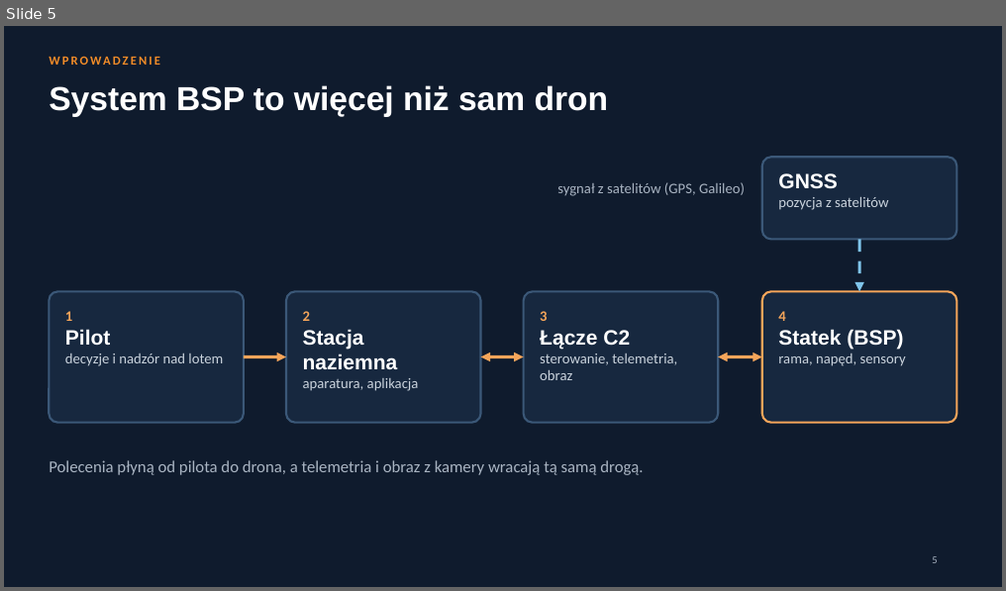
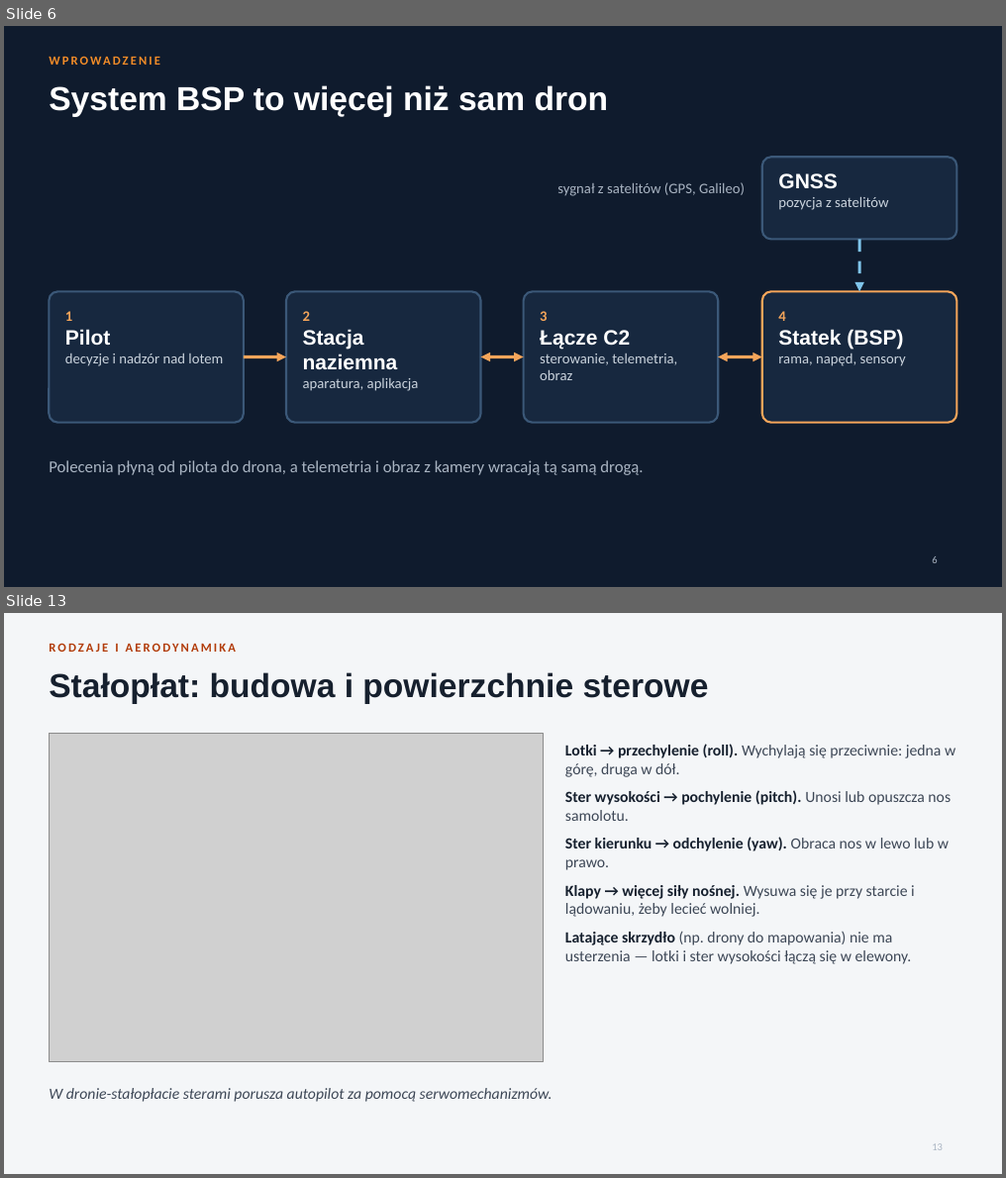
Before and after one commit to Pawel202685/psychic-octo-invention, a slide deck: Ogolna_wiedza_o_BSP.pptx. Shown one above the other, each under a label of ours: slide 5 before the commit, slides 6 and 13 after it; the slides between them are not shown. The pictures are 1006x591 and 1006x1178 pixels, drawn with LibreOffice and Linux fonts; fonts in the diff are those of the drawing; grey boxes stand for pictures. Boxes give left, top, right and bottom in pixels: in the first picture for what was removed or moved away, otherwise in the second. Text is boxed around its words. In the diff, an @@ line names an element or a change of style, - is before the commit and + after.

```diff
--- a/Ogolna_wiedza_o_BSP.pptx
+++ b/Ogolna_wiedza_o_BSP.pptx
@@ slide 13 added at [4,613,1002,1174], background #F4F6F8 @@
@@ text added at [115,643,236,652], 12 pt, text #B23C0A, bold @@
+RODZAJE I AERODYNAMIKA
@@ title added at [49,672,709,704], 32 pt, text #16202E, bold @@
+Stałopłat: budowa i powierzchnie sterowe
@@ picture added at [49,733,543,1062] @@
@@ text added at [565,744,955,964], 15 pt, text #3D4756 @@
+Lotki → przechylenie (roll). Wychylają się przeciwnie: jedna w górę, druga w dół.
+Ster wysokości → pochylenie (pitch). Unosi lub opuszcza nos samolotu.
+Ster kierunku → odchylenie (yaw). Obraca nos w lewo lub w prawo.
+Klapy → więcej siły nośnej. Wysuwa się je przy starcie i lądowaniu, żeby lecieć wolniej.
+Latające skrzydło (np. drony do mapowania) nie ma usterzenia — lotki i ster wysokości łączą się w elewony.
@@ text added at [49,1088,552,1102], 15 pt, text #3D4756, italic @@
+W dronie-stałopłacie sterami porusza autopilot za pomocą serwomechanizmów.
@@ page number added at [932,1144,943,1151], 10 pt, text #A9B4C2 @@
+13
@@ what was slide 5 is now slide 6 @@
```
Also in this commit, not shown: 11 slides changed, 24 other slides added, 5 slides removed.
